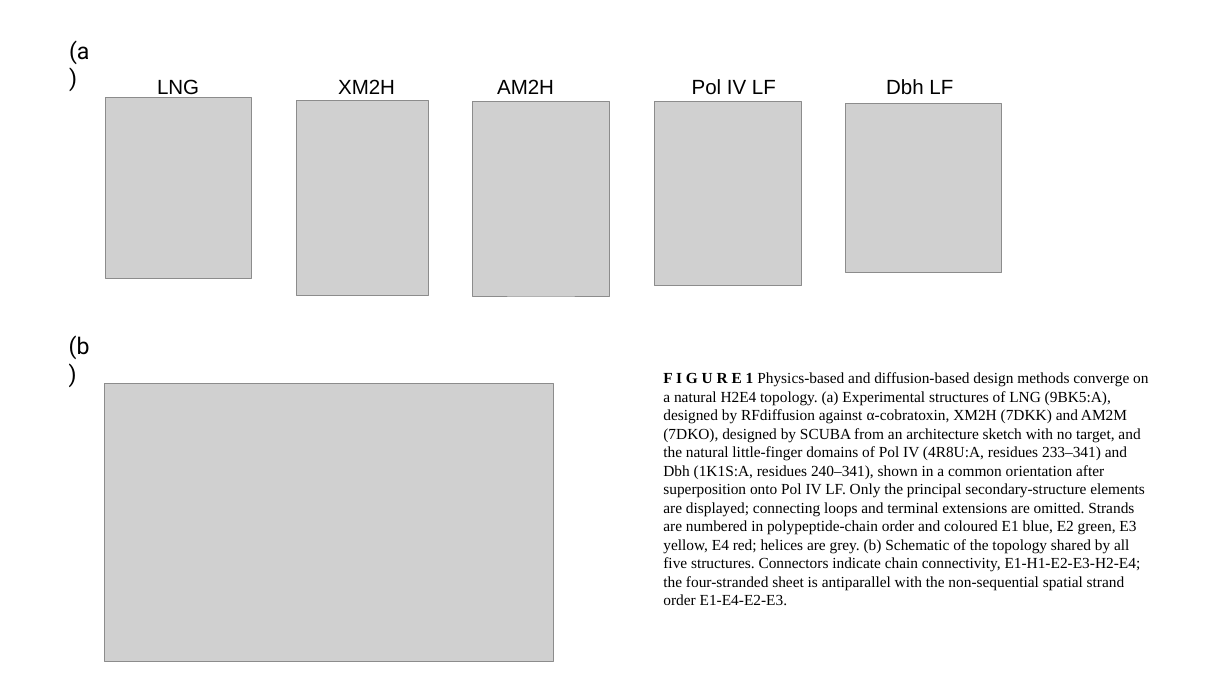
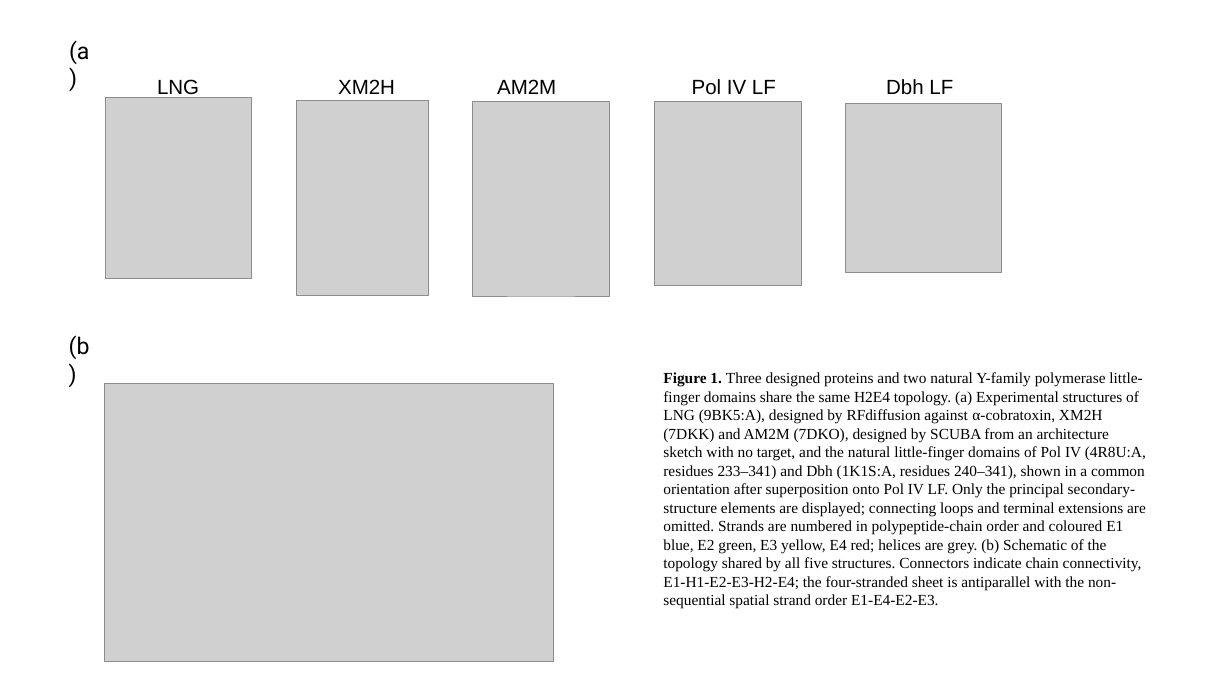
Before and after one commit to praba-ponraj/LNG-H2E4, a slide deck: slide 1 of figures/Figure1.pptx. Drawn at 1232x693 pixels with LibreOffice and Linux fonts; fonts in the diff are those of the drawing; grey boxes stand for pictures. Boxes give left, top, right and bottom in pixels: in the first picture for what was removed or moved away, otherwise in the second. Text is boxed around its words. In the diff, an @@ line names an element or a change of style, - is before the commit and + after.

Commit message:
Finalize S3 data, citation metadata, documentation and figures

```diff
--- a/figures/Figure1.pptx
+++ b/figures/Figure1.pptx
@@ text at (497, 79, 556, 94): text changed @@
-AM2H
+AM2M
@@ text at (663, 372, 1146, 609): text changed @@
-F I G U R E 1 Physics-based and diffusion-based design methods converge on a natural H2E4 topology. (a) Experimental structures of LNG (9BK5:A), designed by RFdiffusion against α-cobratoxin, XM2H (7DKK) and AM2M (7DKO), designed by SCUBA from an architecture sketch with no target, and the natural little-finger domains of Pol IV (4R8U:A, residues 233–341) and Dbh (1K1S:A, residues 240–341), shown in a common orientation after superposition onto Pol IV LF. Only the principal secondary-structure elements are displayed; connecting loops and terminal extensions are omitted. Strands are numbered in polypeptide-chain order and coloured E1 blue, E2 green, E3 yellow, E4 red; helices are grey. (b) Schematic of the topology shared by all five structures. Connectors indicate chain connectivity, E1-H1-E2-E3-H2-E4; the four-stranded sheet is antiparallel with the non-sequential spatial strand order E1-E4-E2-E3.
+Figure 1. Three designed proteins and two natural Y-family polymerase little-finger domains share the same H2E4 topology. (a) Experimental structures of LNG (9BK5:A), designed by RFdiffusion against α-cobratoxin, XM2H (7DKK) and AM2M (7DKO), designed by SCUBA from an architecture sketch with no target, and the natural little-finger domains of Pol IV (4R8U:A, residues 233–341) and Dbh (1K1S:A, residues 240–341), shown in a common orientation after superposition onto Pol IV LF. Only the principal secondary-structure elements are displayed; connecting loops and terminal extensions are omitted. Strands are numbered in polypeptide-chain order and coloured E1 blue, E2 green, E3 yellow, E4 red; helices are grey. (b) Schematic of the topology shared by all five structures. Connectors indicate chain connectivity, E1-H1-E2-E3-H2-E4; the four-stranded sheet is antiparallel with the non-sequential spatial strand order E1-E4-E2-E3.
```
Also in this commit, not shown: 10 other files.
